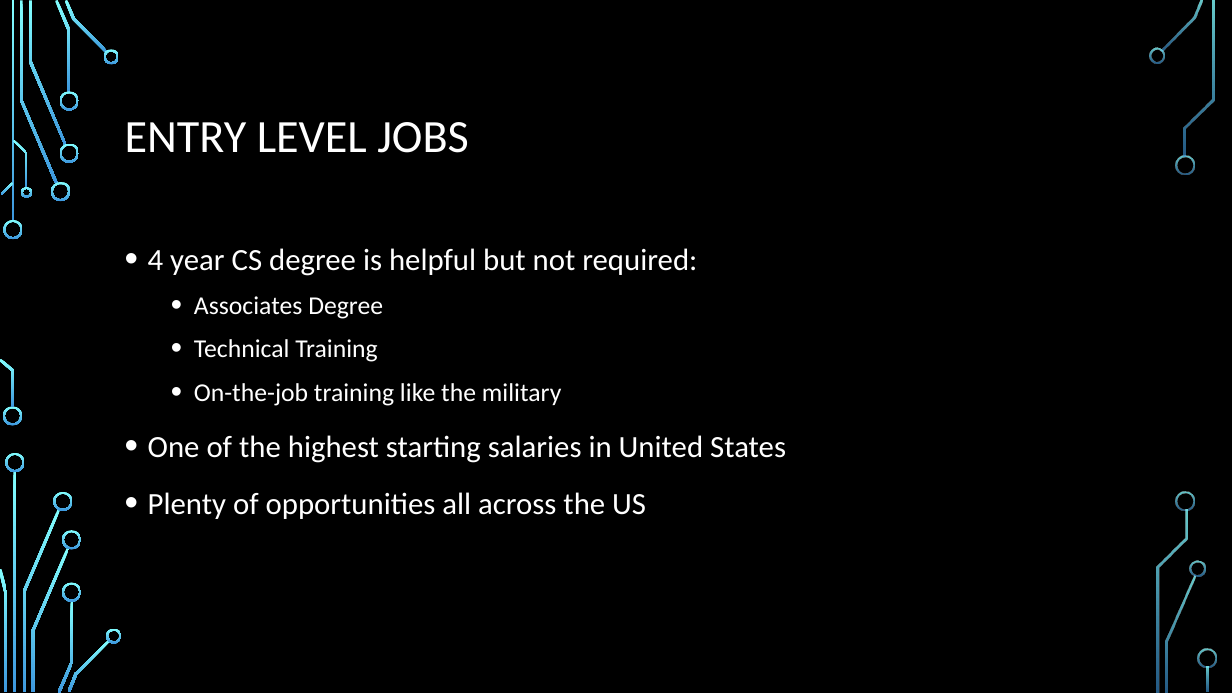
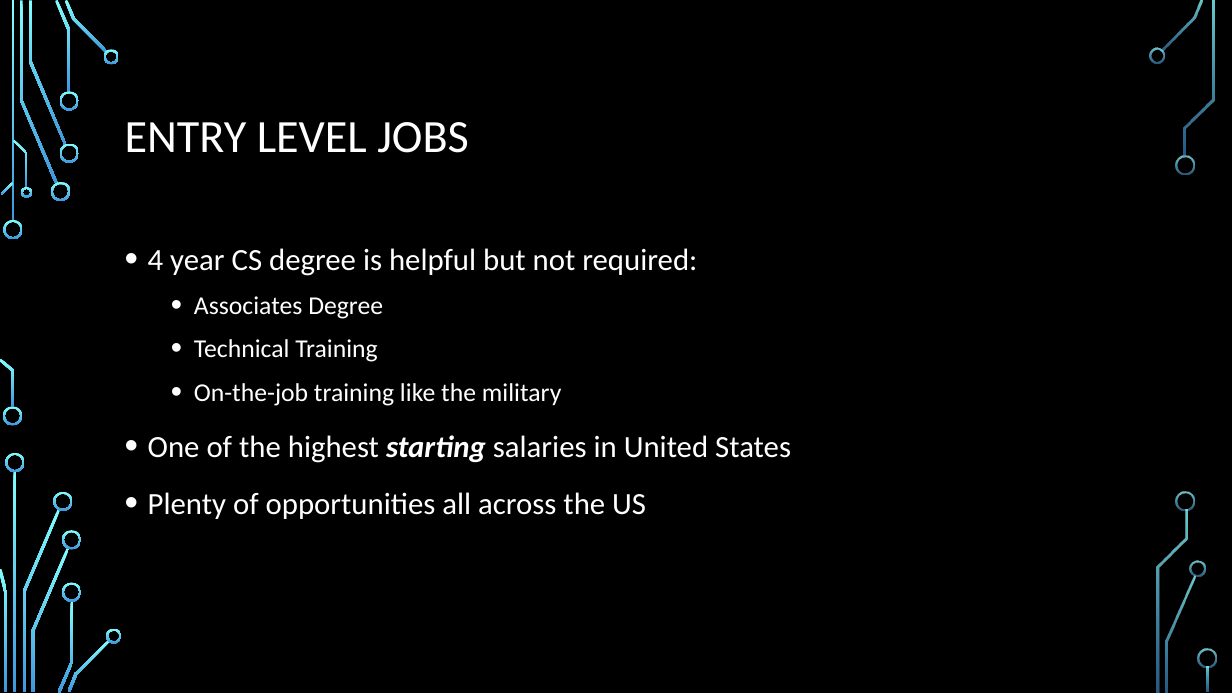
Before and after one commit to daviddcbud/TrainingApp, a slide deck: slide 19 of PowerPointSlids.pptx. Drawn at 1232x693 pixels with LibreOffice and Linux fonts; fonts in the diff are those of the drawing; background and template pictures are left out. Boxes give left, top, right and bottom in pixels: in the first picture for what was removed or moved away, otherwise in the second. Text is boxed around its words. In the diff, an @@ line names an element or a change of style, - is before the commit and + after.

Commit message:
slide change

```diff
--- a/PowerPointSlids.pptx
+++ b/PowerPointSlids.pptx
@@ text at bbox=[148, 435, 791, 463]: bold on, italic on in "starting" @@
```
